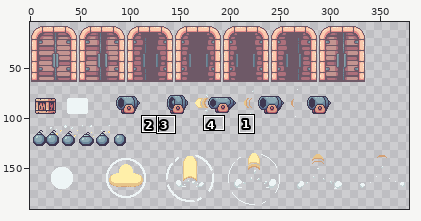
Sprite sheet, stored at assets/img/objects.png. Above, an overview of the earlier version with the close-up marked.
Close-up. The starting point:
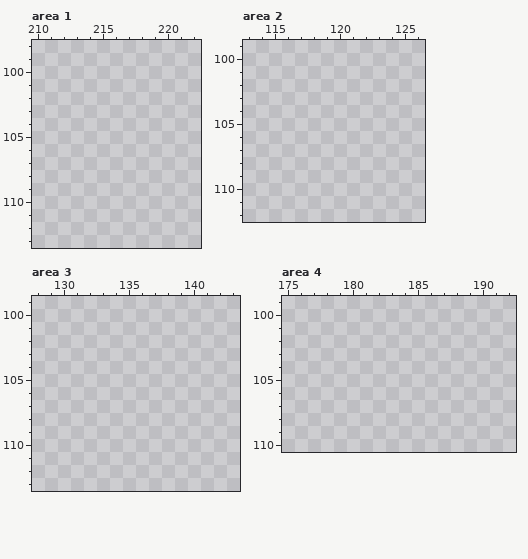
The file is 383x191 pixels. Colours within 5 levels of each other are drawn and written as one. Shown: area 1: x 210..222, y 98..113; area 2: x 113..126, y 99..112; area 3: x 128..143, y 99..113; area 4: x 175..192, y 99..110. The wide view leaves out empty margins. The commit also changed other parts of the picture, which this record leaves out.
After the commit:
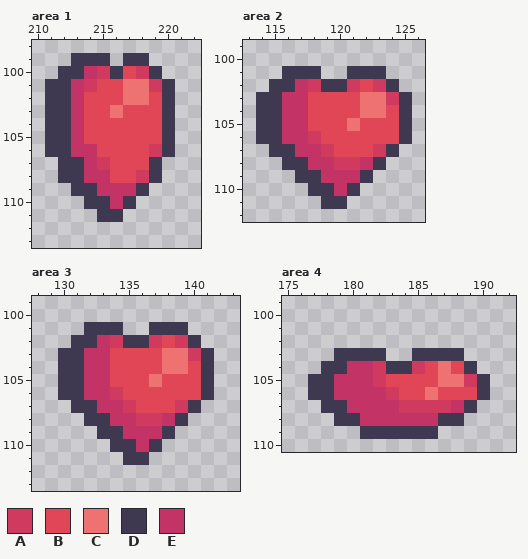
Palette (. is transparent): A #d03a5e  B #e04656  C #ef7272  D #3f3851  E #c33365
The exact change:
Changed rows in their new state; - is an unchanged pixel.
Area 1:
first column x 211:
 99 --DDD-DD--
100 -DDEADBAD-
101 DDEABBCCAD
102 DDEBBBCCBD
103 DDEBBCBBBD
104 DDEBBBBBBD
105 DDEBBBBBBD
106 DDEEBBBBAD
107 -DDEABBBD-
108 -DDEEBBAD-
109 --DDEEED--
110 ---DDED---
111 ----DD----
Area 2:
first column x 114:
101 --DDD--DDD--
102 -DDEADDABAD-
103 DDEEBBBBCCAD
104 DDEEBBBBCCBD
105 DDEEBBBCBBBD
106 DDEEABBBBBBD
107 -DDEEABBBAD-
108 --DDEEAAED--
109 ---DDEEED---
110 ----DDED----
111 -----DD-----
Area 3:
first column x 130:
101 --DDD--DDD--
102 -DDEADDABAD-
103 DDEEBBBBCCAD
104 DDEEBBBBCCBD
105 DDEEBBBCBBBD
106 DDEEABBBBBBD
107 -DDEEABBBAD-
108 --DDEEAAED--
109 ---DDEEED---
110 ----DDED----
111 -----DD-----
Area 4:
first column x 177:
103 --DDDD--DDDD--
104 -DDEEADDABCBD-
105 DDEEEABBBBCCAD
106 DDEEEEABBCBBBD
107 -DDEEEEAAAAED-
108 --DDEEEEEEDD--
109 ----DDDDDD----
